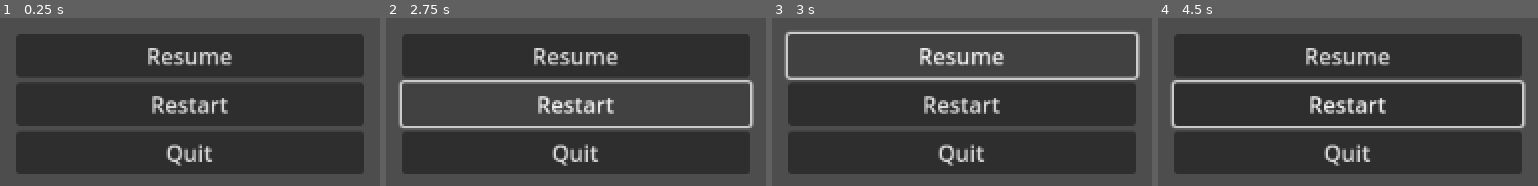
Above: before the commit, frames 1-4 (left to right).
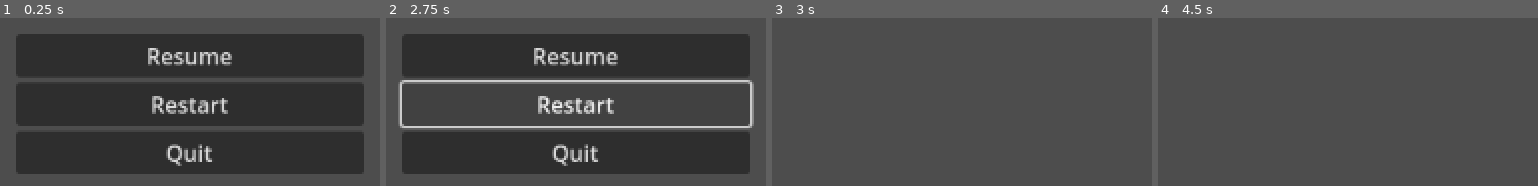
Above: after the commit, the same moments.

Repository: Achilleasein/ggj-2025
Game: Godot game, scene res://pause_menu/pause_menu.tscn
Two runs of this game, one before a commit and one after it. Both use one fixed random seed, a clock stepped at 60 frames per second and the inputs below. This scene is started directly instead of the project's main scene.
Inputs (mouse positions are in pixels of both pictures, inside the frame that each line leads up to):
- Up to frame 1 (0.25 s): no input
- Up to frame 2 (2.75 s): click "Restart" at 0.5 s; click "Restart" at 1.25 s; click "Restart" at 2 s
- Up to frame 3 (3 s): click "Resume" at 2.75 s
- Up to frame 4 (4.5 s): tap Enter at 3.5 s; move the mouse to (outside the picture) at 3.52 s; hold D (ui_right) 3.53-4.28 s; tap Space at 4.25 s; move the mouse to (outside the picture) at 4.27 s; hold S (ui_down) from 4.28 s (still down)

Frames 1-2 are identical in both runs. In frame 3, 50% of the frame differs, in the area x 3-97%, y 8-93%; in frame 4, 70%, in the area x 3-97%, y 9-93%.

Commit message:
updating export

Diff:
--- a/docs/Buble-commandos.manifest.json
+++ /dev/null
@@ -1 +0,0 @@
-{"background_color":"#000000","display":"standalone","icons":[{"sizes":"144x144","src":"Buble-commandos.144x144.png","type":"image/png"},{"sizes":"180x180","src":"Buble-commandos.180x180.png","type":"image/png"},{"sizes":"512x512","src":"Buble-commandos.512x512.png","type":"image/png"}],"name":"Buble-commandos","orientation":"any","start_url":"./Buble-commandos.html"}
--- /dev/null
+++ b/docs/index.manifest.json
@@ -0,0 +1 @@
+{"background_color":"#000000","display":"standalone","icons":[{"sizes":"144x144","src":"index.144x144.png","type":"image/png"},{"sizes":"180x180","src":"index.180x180.png","type":"image/png"},{"sizes":"512x512","src":"index.512x512.png","type":"image/png"}],"name":"Buble-commandos","orientation":"any","start_url":"./index.html"}
--- a/pause_menu/pause_menu.tscn
+++ b/pause_menu/pause_menu.tscn
@@ -1,6 +1,6 @@
 [gd_scene load_steps=2 format=3 uid="uid://cqrjpnbwvpvr6"]
 
-[ext_resource type="Script" path="res://killing_floor/pause_menu.gd" id="1_i2vxf"]
+[ext_resource type="Script" path="res://pause_menu/pause_menu.gd" id="1_i2vxf"]
 
 [node name="PauseMenu" type="Control"]
 layout_mode = 3
Renamed: docs/Buble-commandos.144x144.png -> docs/index.144x144.png
Not shown, changed: docs/index.144x144.png.import
Renamed: docs/Buble-commandos.180x180.png -> docs/index.180x180.png
Not shown, changed: docs/index.180x180.png.import
Renamed: docs/Buble-commandos.512x512.png -> docs/index.512x512.png
Not shown, changed: docs/index.512x512.png.import
Renamed: docs/Buble-commandos.apple-touch-icon.png -> docs/index.apple-touch-icon.png
Not shown, changed: docs/index.apple-touch-icon.png.import
Renamed: docs/Buble-commandos.icon.png -> docs/index.icon.png
Not shown, changed: docs/index.icon.png.import
Renamed: docs/Buble-commandos.png -> docs/index.png
Not shown, changed: docs/index.png.import
(and 10 more such lines)
